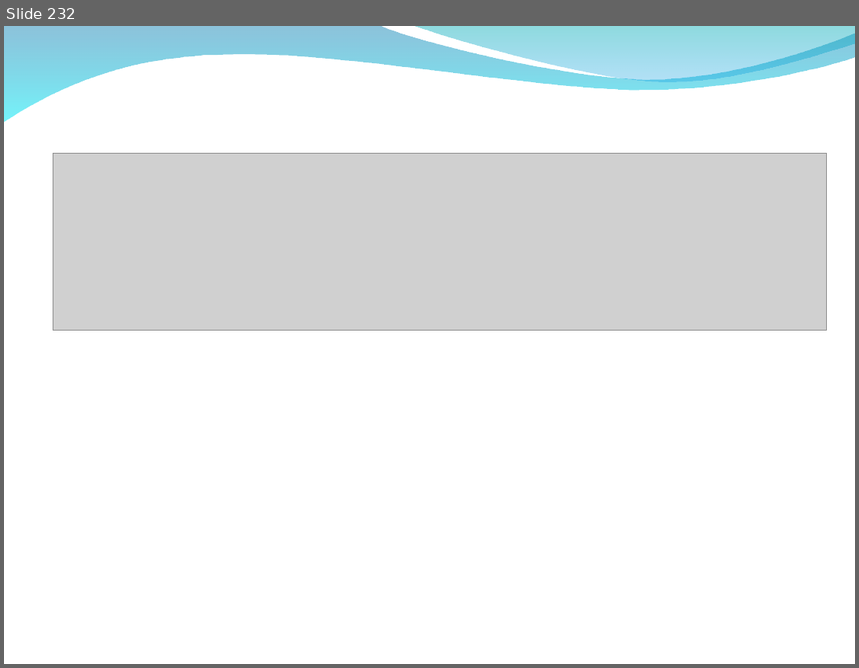
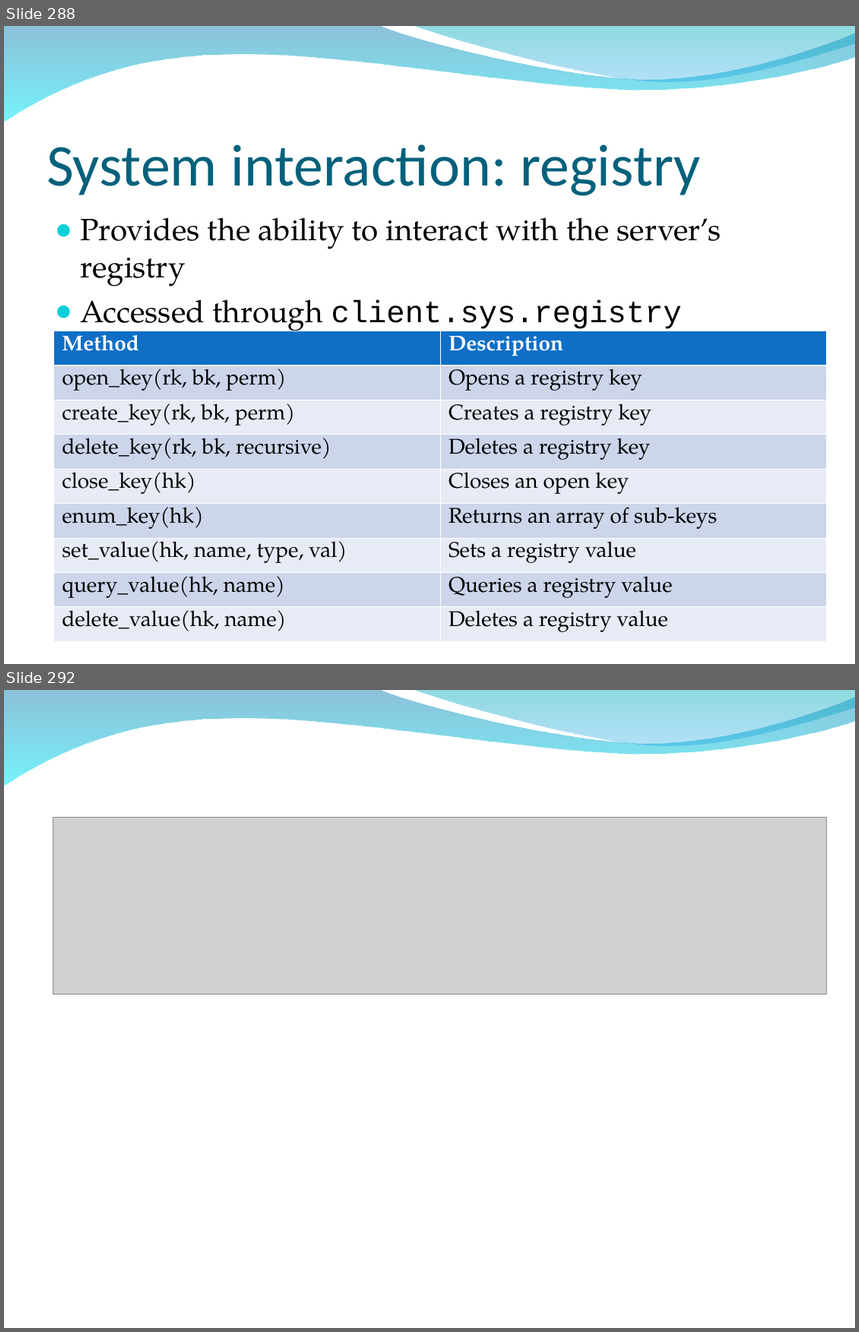
Before and after one commit to radar-webhook-testing/metasploit-framework-commits, a slide deck: dev/materials/msf3_internals_training/slides/bh_training_deck.ppt. Shown one above the other, each under a label of ours: slide 232 before the commit, slides 288 and 292 after it; the slides between them are not shown. The pictures are 859x668 and 859x1332 pixels, drawn with LibreOffice and Linux fonts; fonts in the diff are those of the drawing; grey boxes stand for pictures; background and template pictures are left out. Boxes give left, top, right and bottom in pixels: in the first picture for what was removed or moved away, otherwise in the second. Text is boxed around its words. In the diff, an @@ line names an element or a change of style, - is before the commit and + after.

```diff
--- a/dev/materials/msf3_internals_training/slides/bh_training_deck.ppt
+++ b/dev/materials/msf3_internals_training/slides/bh_training_deck.ppt
@@ slide 288 added at [4, 26, 855, 664], background picture (left out); not listed: 2 template elements that a slide beside it also shows @@
@@ title added at [47, 145, 700, 196], 50 pt, text #04617B @@
+System interaction: registry
@@ text added at [80, 218, 721, 334], 26 pt, text #000000 @@
+● Provides the ability to interact with the server’s registry
+● Accessed through client.sys.registry
@@ table added at [53, 331, 826, 642], 9 rows, 2 columns @@
+Method | Description
+open_key(rk, bk, perm) | Opens a registry key
+create_key(rk, bk, perm) | Creates a registry key
+delete_key(rk, bk, recursive) | Deletes a registry key
+close_key(hk) | Closes an open key
+enum_key(hk) | Returns an array of sub-keys
+set_value(hk, name, type, val) | Sets a registry value
+query_value(hk, name) | Queries a registry value
+delete_value(hk, name) | Deletes a registry value
@@ what was slide 232 is now slide 292 @@
```
Also in this commit, not shown: 60 other slides added.
